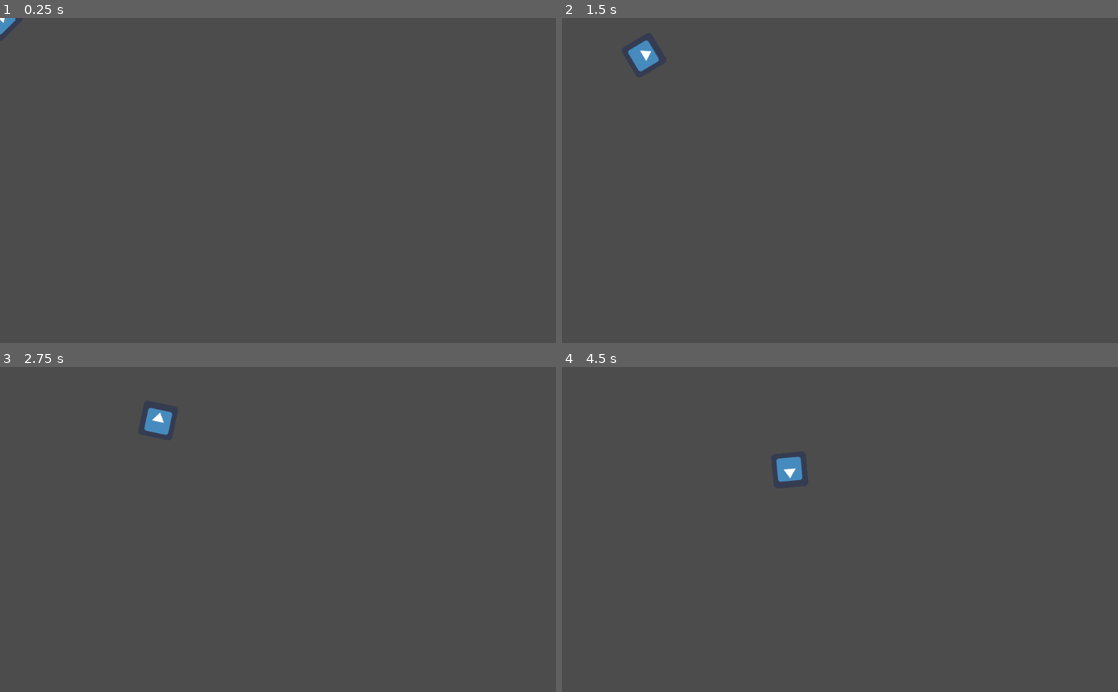
Above: before the commit, frames 1-4 (two rows, left to right).
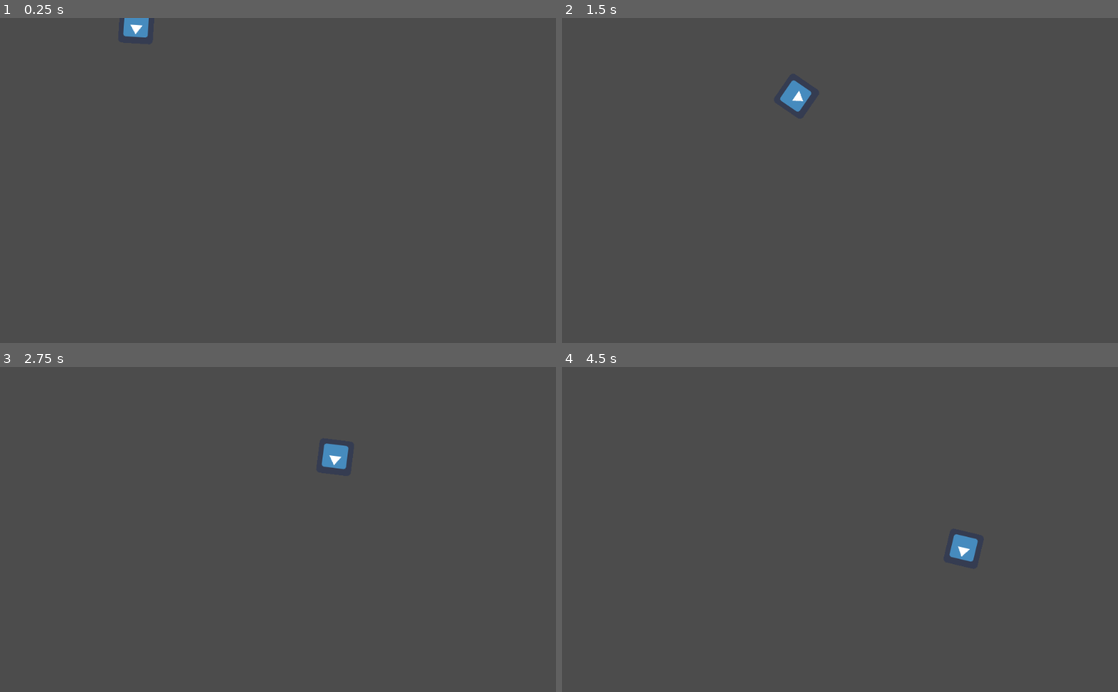
Above: after the commit, the same moments.

Repository: grhifen/No-More-Stars
Game: Godot game, scene res://KinematicBody2D.tscn
Two runs of this game, one before a commit and one after it. Both use one fixed random seed, a clock stepped at 60 frames per second and the inputs below. The engine's default icon, where the game draws it, is replaced by a stand-in: a white triangle on a blue panel in a dark square.
Inputs (mouse positions are in pixels of both pictures, inside the frame that each line leads up to):
- Up to frame 1 (0.25 s): no input
- Up to frame 2 (1.5 s): tap Enter at 0.5 s; move the mouse to (962, 164) at 0.52 s; press the mouse at (962, 164) at 0.53 s; move the mouse to (728, 196) at 1.27 s; release the mouse at (728, 196) at 1.28 s; click (728, 196) at 1.35 s
- Up to frame 3 (2.75 s): tap Space at 2 s; move the mouse to (333, 458) at 2.02 s; press the mouse at (333, 458) at 2.03 s
- Up to frame 4 (4.5 s): move the mouse to (812, 594) at 2.77 s; release the mouse at (812, 594) at 2.78 s; click (812, 594) at 2.85 s; tap Enter at 3.5 s; move the mouse to (1006, 578) at 3.52 s; press the mouse at (1006, 578) at 3.53 s; move the mouse to (673, 480) at 4.27 s; release the mouse at (673, 480) at 4.28 s; click (673, 480) at 4.35 s

The runs differ from the first frame. In frame 1, 0.3% of the frame differs, in the area x 0-27%, y 0-6%; in frame 2, 0.6%; in frame 3, 0.7%; in frame 4, 0.7%, in the area x 38-75%, y 27-61%.

Commit message:
"Sprite following the main body :)"

Diff:
--- /dev/null
+++ b/Followtest.tscn
@@ -0,0 +1,13 @@
+[gd_scene load_steps=4 format=2]
+
+[ext_resource path="res://Node2D.gd" type="Script" id=1]
+[ext_resource path="res://KinematicBody2D.tscn" type="PackedScene" id=2]
+[ext_resource path="res://icon.png" type="Texture" id=3]
+
+[node name="Node2D" type="Node2D"]
+script = ExtResource( 1 )
+
+[node name="KinematicBody2D" parent="." instance=ExtResource( 2 )]
+
+[node name="Sprite" type="Sprite" parent="."]
+texture = ExtResource( 3 )
--- a/KinematicBody2D.tscn
+++ b/KinematicBody2D.tscn
@@ -4,7 +4,9 @@
 [ext_resource path="res://icon.png" type="Texture" id=2]
 
 [node name="KinematicBody2D" type="KinematicBody2D"]
+position = Vector2( 251, 17 )
 script = ExtResource( 1 )
 
 [node name="Sprite" type="Sprite" parent="."]
+position = Vector2( 0, 2 )
 texture = ExtResource( 2 )
--- /dev/null
+++ b/KinematicBody2D2.gd
@@ -0,0 +1 @@
+extends KinematicBody2D
--- a/Movement.gd
+++ b/Movement.gd
@@ -1,11 +1,11 @@
 extends KinematicBody2D
 
-export var speed = 200
+export var speed = 300
 var velocity = Vector2()
 var mouse_position = null
 var direction
 
-func _physics_process(delta):
+func _physics_process(_delta):
 
 	velocity = Vector2(0, 0)
 	mouse_position = get_global_mouse_position()
--- /dev/null
+++ b/Node2D.gd
@@ -0,0 +1,9 @@
+extends Node2D
+
+onready var sprite = $Sprite
+
+func _process(delta):
+	sprite.global_position = sprite.global_position.linear_interpolate($KinematicBody2D.global_position, 0.1)
+
+	# WHY WHY DO I HAVE TO USE MATH
+	# Soon we shall have worm.
--- /dev/null
+++ b/Node2D.tscn
@@ -0,0 +1,17 @@
+[gd_scene load_steps=2 format=2]
+
+[ext_resource path="res://KinematicBody2D.tscn" type="PackedScene" id=1]
+
+[node name="Node2D" type="Node2D"]
+
+[node name="KinematicBody2D" parent="." instance=ExtResource( 1 )]
+position = Vector2( 50, -18 )
+
+[node name="KinematicBody2D2" parent="." instance=ExtResource( 1 )]
+position = Vector2( 161, -17 )
+
+[node name="Skeleton2D" type="Skeleton2D" parent="."]
+position = Vector2( 48, -18 )
+
+[node name="Bone2D" type="Bone2D" parent="Skeleton2D"]
+position = Vector2( 131, 3 )
--- /dev/null
+++ b/follow.gd
@@ -0,0 +1 @@
+extends KinematicBody2D
